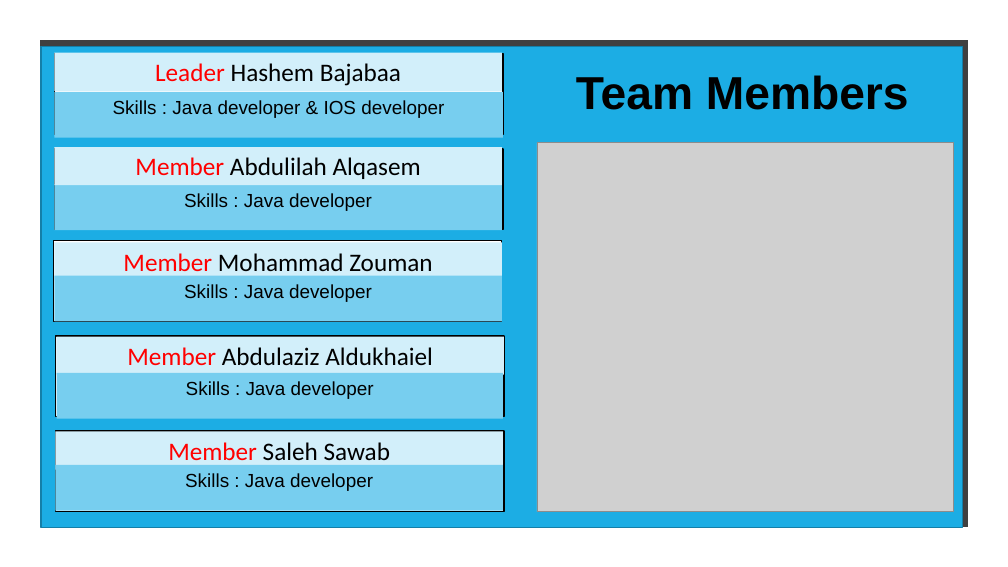
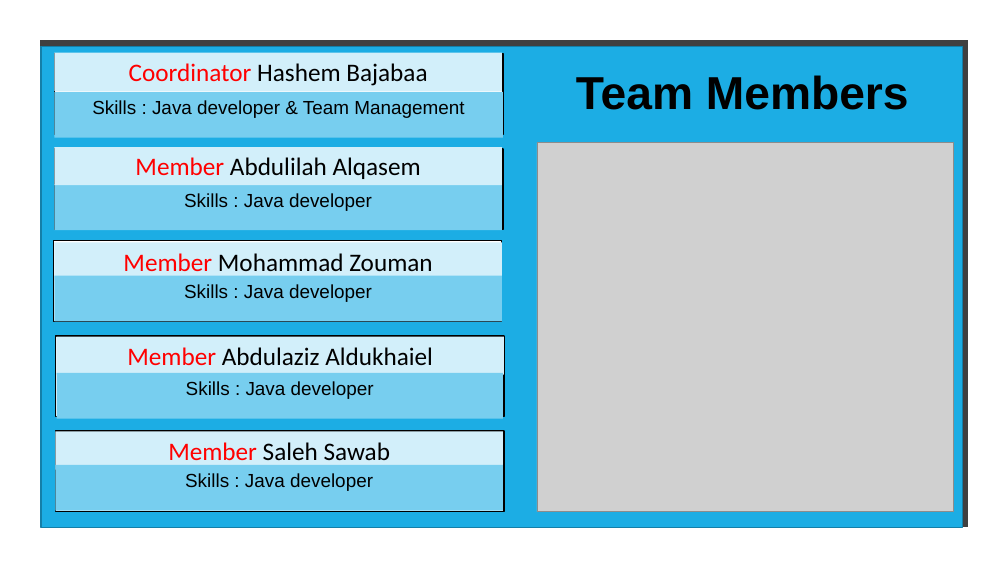
Before and after one commit to hashem-ali/SATS, a slide deck: slide 2 of ProjectPhases/Project-Phase-03-CS310-F-171.pptx. Drawn at 1008x567 pixels with LibreOffice and Linux fonts; fonts in the diff are those of the drawing; grey boxes stand for pictures. Boxes give left, top, right and bottom in pixels: in the first picture for what was removed or moved away, otherwise in the second. Text is boxed around its words. In the diff, an @@ line names an element or a change of style, - is before the commit and + after.

```diff
--- a/ProjectPhases/Project-Phase-03-CS310-F-171.pptx
+++ b/ProjectPhases/Project-Phase-03-CS310-F-171.pptx
@@ text in rectangle at bbox=[129, 63, 427, 86]: text changed @@
-Leader Hashem Bajabaa
+Coordinator Hashem Bajabaa
@@ text in rectangle at bbox=[92, 100, 464, 118]: text changed @@
-Skills : Java developer & IOS developer
+Skills : Java developer & Team Management
```
Also in this commit, not shown: 4 other slides changed, 3 slides added, 1 slide removed.
